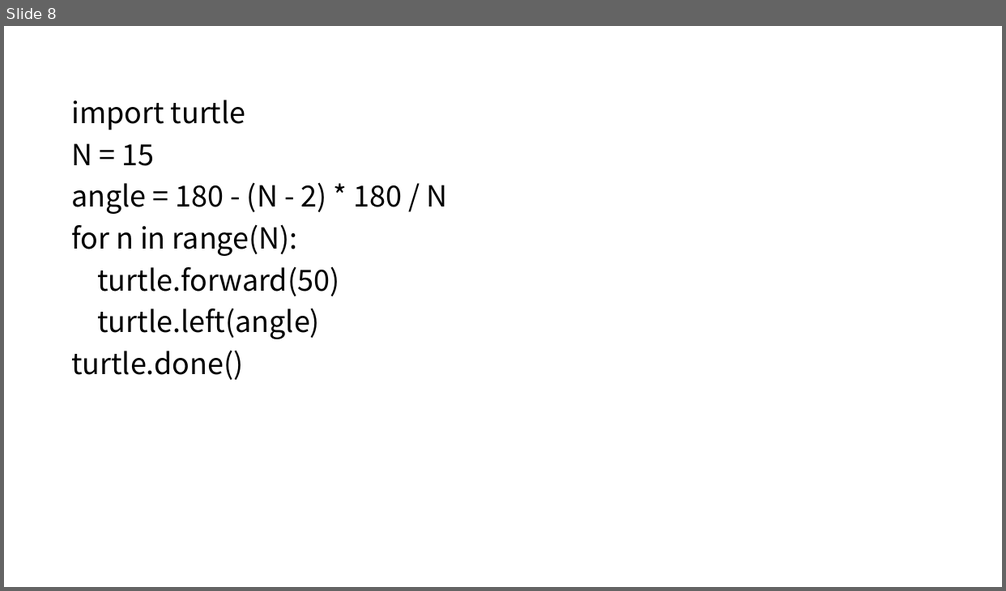
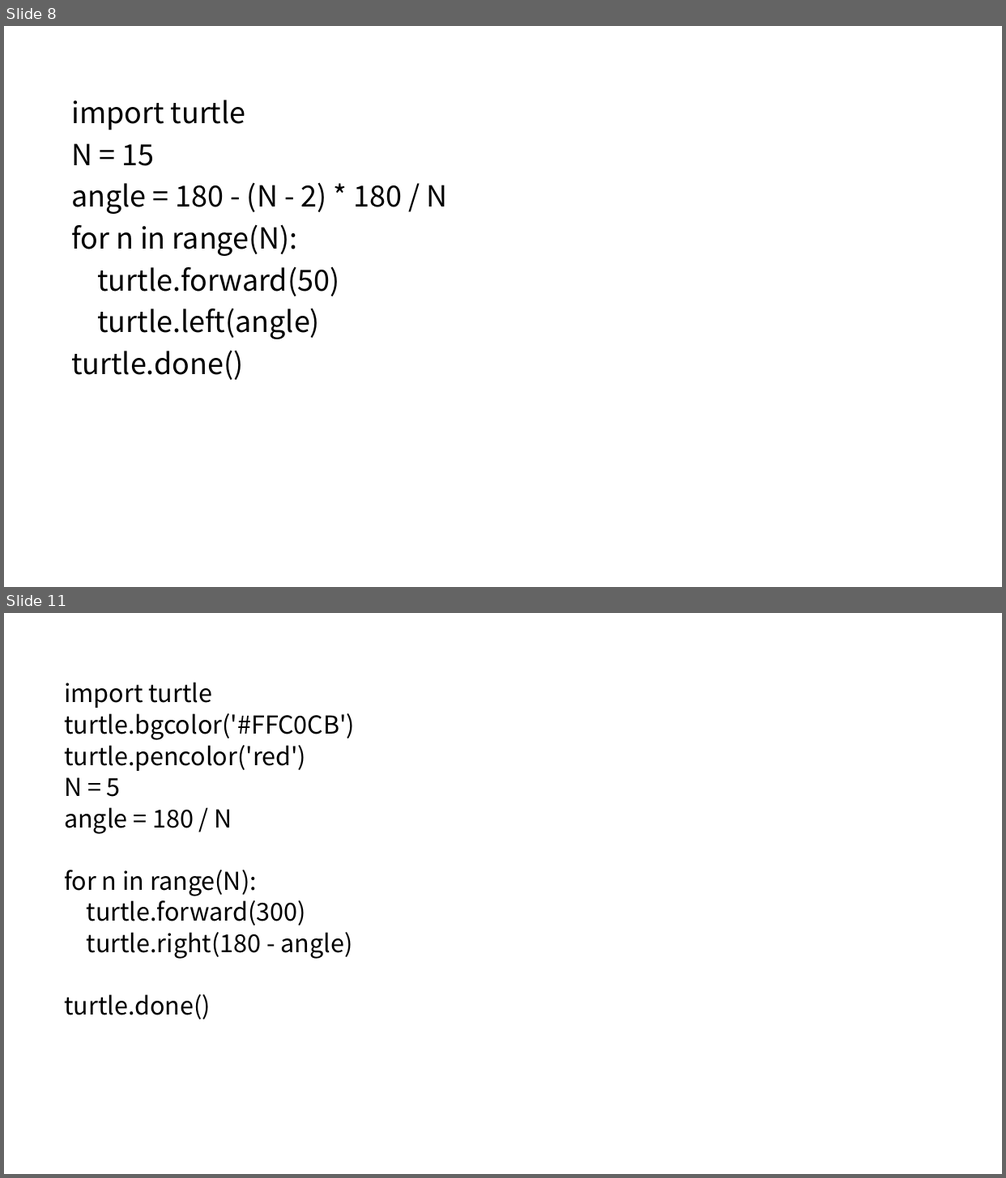
Before and after one commit to zhangch-zc/python_lesson, a slide deck: lesson11_利用循环画出复杂的图形.pptx. Shown one above the other, each under a label of ours: slide 8 before the commit, slides 8 and 11 after it; the slides between them are not shown. The pictures are 1006x591 and 1006x1178 pixels, drawn with LibreOffice and Linux fonts; fonts in the diff are those of the drawing. Boxes give left, top, right and bottom in pixels: in the first picture for what was removed or moved away, otherwise in the second. Text is boxed around its words. In the diff, an @@ line names an element or a change of style, - is before the commit and + after.

```diff
--- a/lesson11_利用循环画出复杂的图形.pptx
+++ b/lesson11_利用循环画出复杂的图形.pptx
@@ slide 11 added at [4, 613, 1002, 1174], background #FFFFFF @@
@@ text added at [64, 682, 355, 1020], 23.8 pt, text #000000 @@
+import turtle
+turtle.bgcolor('#FFC0CB')
+turtle.pencolor('red')
+N = 5
+angle = 180 / N
+for n in range(N):
+turtle.forward(300)
+turtle.right(180 - angle)
+turtle.done()
```
Also in this commit, not shown: 2 other slides added.
